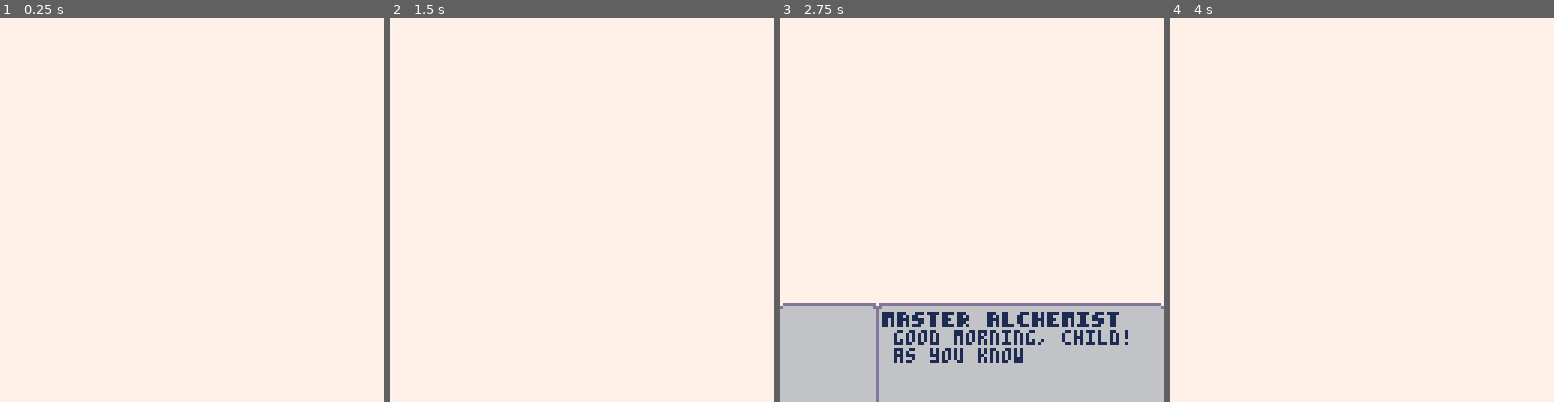
Above: before the commit, frames 1-4 (left to right).
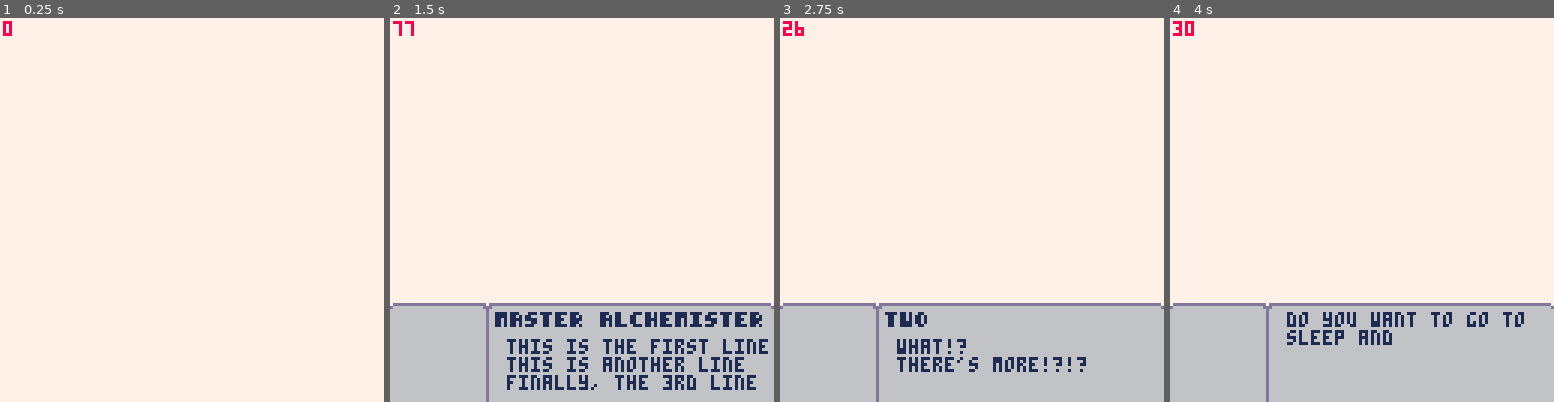
Above: after the commit, the same moments.

Repository: MisterWizard01/tiny_alchemist
Game: PICO-8 cartridge dialog.p8
Same seed, same stepped clock (60 frames per second), same inputs: the game is played once before the commit and once after it.
Inputs:
- Up to frame 1 (0.25 s): no input
- Up to frame 2 (1.5 s): tap X (X key) at 0.33, 1.07 s
- Up to frame 3 (2.75 s): hold Right 1.6-2.1 s; tap X (X key) at 1.85 s; hold Right from 2.47 s (still down)
- Up to frame 4 (4 s): tap X (X key) at 2.97 s; release Right at 3.03 s; hold Left 3.08-3.58 s

The runs differ from the first frame. In frame 1, less than 0.1% of the frame differs, in the area x 0-4%, y 0-5%; in frame 2, 26%; in frame 3, 3.7%; in frame 4, 26%, in the area x 0-100%, y 0-100%.

Commit message:
Dialogue Changes

Diff:
--- a/dialog.p8
+++ b/dialog.p8
@@ -1,37 +1,78 @@
 pico-8 cartridge // http://www.pico-8.com
 version 41
 __lua__
+--choices
 --load from string
---press x to advance
---choices
 
 function _init()
 	poke(0x5600,unpack(split"5,8,7,0,0,0,0,0,0,0,0,0,0,0,0,0,0,0,0,0,0,0,0,0,0,0,0,0,0,0,0,0,0,0,0,0,0,0,0,0,0,0,0,0,0,0,0 …(2998 unchanged characters)…
 
 	box_x,box_y,box_w,box_h=
 		32,95,96,34
-	name="master alchemist"
-	text="good morning, child!\nas you know, we have\nquite a day ahead of us!"
-
+
+	dialog={
+		{
+			name="master alchemister",
+			text="this is the first line\nthis is another line\nfinally, the 3rd line",
+		},
+		{
+			name="two",
+			text="what!?\nthere's more!?!?",
+		},
+		{
+			text="do you want to go to\nsleep and save the\ngame?",
+			choices={
+				{
+					text="yes",
+				},
+				{
+					text="no",
+				},
+			}
+		},
+	}
+
+	by=129
 	show_text=""
 	char=0
-	by=129
+	page=1
+	sel=1
 
 	state="game"
 end
 
 function _update()
 	if state=="dialog" then
+		cur_dia=dialog[page]
 		if by>box_y then
 			by=lerp(by,box_y,.4,1)
 		else
 			char+=1
-			show_text=sub(text,1,char)
+			show_text=sub(cur_dia.text,1,char)
+		end
+
+		if cur_dia.choices then
+			if btnp(⬅️) then
+				sel=max(sel-1,1)
+			elseif btnp(➡️) then
+				sel=min(sel+1,#cur_dia.choices)
+			end
 		end
 
 		if btnp(❎) then
-			state="game"
-		end
+			if char<#cur_dia.text then
+				char=#cur_dia.text
+			else
+				page+=1
+				char=0
+				if page>#dialog then
+					state="game"
+					page=1
+					show_text=""
+				end
+			end
+		end
+
 	elseif state=="game" then
 		by=lerp(by,128,.4,1)
 
@@ -59,8 +100,25 @@
 	rrectfill2(box_x+1,by+1,
 		box_w-1,box_h,6)
 
-	print("\14"..name,box_x+2,by+3,1)
-	print(show_text,box_x+6,by+9,1)
+	if cur_dia then
+		if cur_dia.name then
+			print("\14"..cur_dia.name,box_x+3,by+3,1)
+			print(show_text,box_x+7,by+12,1)
+		else
+			print(show_text,box_x+7,by+3,1)
+		end
+
+		if cur_dia.choices
+		and char>#cur_dia.text then
+			local inc=box_w/(1+#cur_dia.choices)
+			for i=1,#cur_dia.choices do
+				printc(cur_dia.choices[i].text,
+					box_x+inc*i,by+24,sel==i and 1 or 13)
+			end
+		end
+	end
+
+	print(char,1,1,8)
 end
 -->8
 --tools
